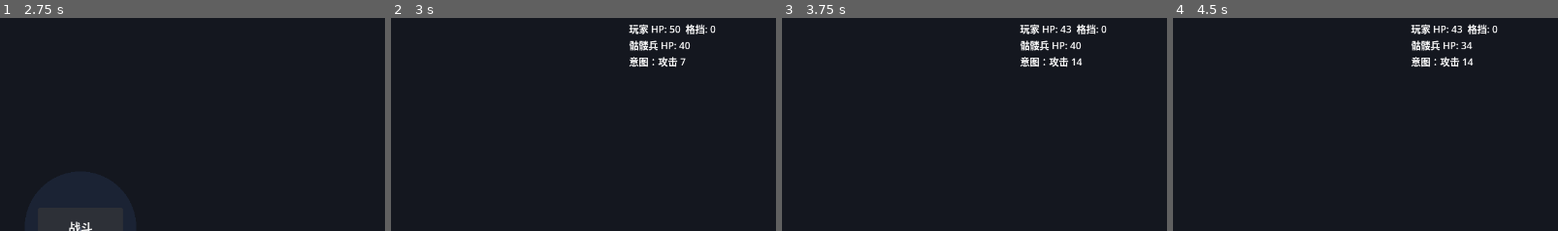
Above: before the commit, frames 1-4 (left to right).
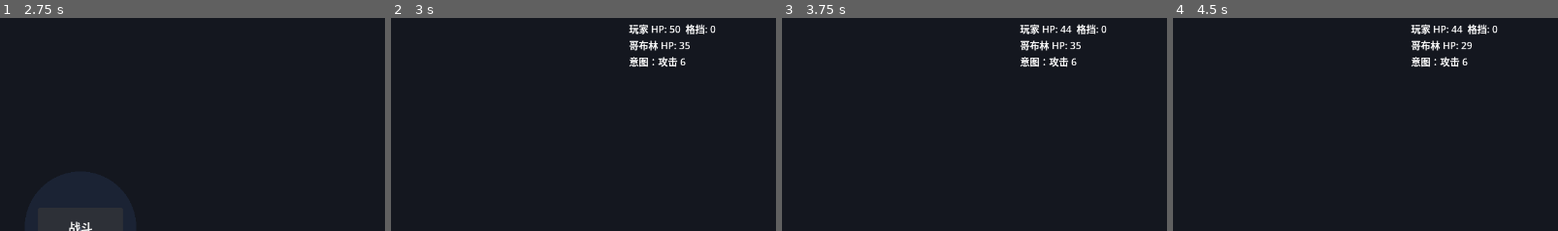
Above: after the commit, the same moments.

Repository: td1ql/godward
Game: Godot game, scene res://scenes/main_menu.tscn
Same seed, same stepped clock (60 frames per second), same inputs: the game is played once before the commit and once after it.
Inputs:
- Up to frame 1 (2.75 s): click "开始新游戏" at 0.5 s; click "起点" at 1.25 s; click "战斗" at 2 s
- Up to frame 2 (3 s): click "战斗" at 2.75 s
- Up to frame 3 (3.75 s): click "结束回合" at 3.5 s
- Up to frame 4 (4.5 s): click "打击 [1费] 6 伤害" at 4.25 s
The pictures show only the part of the screen within x 39-89%, y 0-50%; the shares and areas given below are measured in that part.

Frame 1 is identical in both runs. In frame 2, 0.4% of the frame differs, in the area x 61-78%, y 10-23%; in frame 3, 0.4%, in the area x 61-79%, y 3-23%; in frame 4, 0.4%.

Commit message:
feat: 通用状态系统（中毒/虚弱/易伤/力量），敌人可给玩家挂状态，意图显示附加效果

Diff:
--- a/project.godot
+++ b/project.godot
@@ -20,6 +20,7 @@
 CardDB="*res://scripts/card_db.gd"
 GameState="*res://scripts/game_state.gd"
 EnemyDB="*res://scripts/enemy_db.gd"
+StatusDb="*uid://bpiggteaoxkn"
 
 [display]
 
--- a/scripts/battle_demo.gd
+++ b/scripts/battle_demo.gd
@@ -7,12 +7,15 @@
 var player_hp := 50
 var player_block := 0
 var player_energy := 3
+var player_status := {}
+
 var enemy_hp := 30
 var enemy_attack := 5
-var enemy_poison := 0
+var enemy_status := {}
+var enemy_on_hit := {}
 var enemy_pattern: Array = [1]
+var enemy_label_name := "敌人"
 var turn_index := 0
-var enemy_label_name := "敌人"
 
 var game_over := false
 var card_buttons: Array[Button] = []
@@ -35,6 +38,7 @@
 	enemy_attack = int(e["attack"])
 	enemy_label_name = str(e["name"])
 	enemy_pattern = e.get("pattern", [1])
+	enemy_on_hit = e.get("on_hit", {})
 
 	draw_pile = GameState.deck.duplicate()
 	draw_pile.shuffle()
@@ -57,6 +61,46 @@
 	if enemy_pattern.is_empty():
 		return enemy_attack
 	return enemy_attack * int(enemy_pattern[turn_index % enemy_pattern.size()])
+
+func _calc_damage(base: int, attacker: Dictionary, target: Dictionary) -> int:
+	var dmg := float(base) + float(attacker.get("力量", 0))
+	if attacker.get("虚弱", 0) > 0:
+		dmg *= 0.75
+	if target.get("易伤", 0) > 0:
+		dmg *= 1.5
+	return max(0, int(floor(dmg)))
+
+func _apply_status(target: Dictionary, st: Dictionary) -> void:
+	for key in st:
+		target[key] = int(target.get(key, 0)) + int(st[key])
+
+func _tick_poison(st: Dictionary) -> int:
+	var p: int = int(st.get("中毒", 0))
+	if p <= 0:
+		return 0
+	st["中毒"] = p - 1
+	if st["中毒"] <= 0:
+		st.erase("中毒")
+	return p
+
+func _decay_status(st: Dictionary) -> void:
+	var to_erase: Array = []
+	for key in st.keys():
+		if key == "中毒" or key == "力量":
+			continue
+		st[key] = int(st[key]) - 1
+		if st[key] <= 0:
+			to_erase.append(key)
+	for key in to_erase:
+		st.erase(key)
+
+func _status_text(st: Dictionary) -> String:
+	var s := ""
+	for key in st:
+		if s != "":
+			s += " "
+		s += "%s%d" % [key, st[key]]
+	return s
 
 func _rebuild_hand_buttons() -> void:
 	for b in card_buttons:
@@ -87,9 +131,13 @@
 
 	var hits: int = d.get("hits", 1)
 	if d["damage"] > 0:
-		enemy_hp = max(0, enemy_hp - d["damage"] * hits)
+		var per := _calc_damage(d["damage"], player_status, enemy_status)
+		enemy_hp = max(0, enemy_hp - per * hits)
 	player_block += d["block"]
-	enemy_poison += d.get("poison", 0)
+	if d.has("status"):
+		_apply_status(enemy_status, d["status"])
+	if d.has("self_status"):
+		_apply_status(player_status, d["self_status"])
 	if d.get("heal", 0) > 0:
 		player_hp = min(GameState.player_max_hp, player_hp + d["heal"])
 
@@ -107,30 +155,43 @@
 	if game_over:
 		return
 
-	if enemy_poison > 0:
-		enemy_hp = max(0, enemy_hp - enemy_poison)
-		enemy_poison = max(0, enemy_poison - 1)
-		_check_game_over()
-		_update_ui()
-		if game_over:
-			return
-
-	var incoming: int = max(0, _intent_damage() - player_block)
-	player_hp = max(0, player_hp - incoming)
+	# 1. 玩家中毒结算（玩家回合结束）
+	var pp := _tick_poison(player_status)
+	if pp > 0:
+		player_hp = max(0, player_hp - pp)
+
+	# 2. 敌人攻击（受敌人虚弱 / 玩家易伤影响）
+	var dmg := _calc_damage(_intent_damage(), enemy_status, player_status)
+	dmg = max(0, dmg - player_block)
+	player_hp = max(0, player_hp - dmg)
 	player_block = 0
-	player_energy = MAX_ENERGY
 	turn_index += 1
+
+	# 3. 敌人中毒结算（敌人回合结束）
+	var ep := _tick_poison(enemy_status)
+	if ep > 0:
+		enemy_hp = max(0, enemy_hp - ep)
+
+	# 4. 状态衰减（虚弱 / 易伤 -1）
+	_decay_status(player_status)
+	_decay_status(enemy_status)
+
+	# 5. 敌人攻击附带的状态：本回合挂上，保留到下一回合再生效
+	if not enemy_on_hit.is_empty():
+		_apply_status(player_status, enemy_on_hit)
+
 	_check_game_over()
 	_update_ui()
 	if game_over:
 		return
 
+	# 6. 新回合
 	discard_pile.append_array(hand)
 	hand.clear()
 	_draw_cards(HAND_SIZE)
+	player_energy = MAX_ENERGY
 	_rebuild_hand_buttons()
 	_update_ui()
-
 func _check_game_over() -> void:
 	if enemy_hp <= 0:
 		game_over = true
@@ -146,11 +207,20 @@
 	info_label.text = "能量: %d/%d  抽牌堆: %d  手牌: %d  弃牌堆: %d  总计: %d" % [
 		player_energy, MAX_ENERGY, draw_pile.size(), hand.size(), discard_pile.size(), total
 	]
-	var combat := "玩家 HP: %d  格挡: %d\n%s HP: %d" % [player_hp, player_block, enemy_label_name, enemy_hp]
-	if enemy_poison > 0:
-		combat += "（中毒 %d）" % enemy_poison
+	var combat := "玩家 HP: %d  格挡: %d" % [player_hp, player_block]
+	var ps := _status_text(player_status)
+	if ps != "":
+		combat += "  [%s]" % ps
+	combat += "\n%s HP: %d" % [enemy_label_name, enemy_hp]
+	var es := _status_text(enemy_status)
+	if es != "":
+		combat += "  [%s]" % es
 	if enemy_hp > 0 and player_hp > 0:
-		combat += "\n意图：攻击 %d" % _intent_damage()
+		var intent := "意图：攻击 %d" % _calc_damage(_intent_damage(), enemy_status, player_status)
+		var hit_extra := _status_text(enemy_on_hit)
+		if hit_extra != "":
+			intent += " + %s" % hit_extra
+		combat += "\n" + intent
 	combat_label.text = combat
 	if enemy_hp <= 0:
 		combat_label.text += "\n你赢了！"
--- a/scripts/card_db.gd
+++ b/scripts/card_db.gd
@@ -6,11 +6,13 @@
 	"重击": {"cost": 2, "damage": 10, "block": 0},
 	"铁壁": {"cost": 2, "damage": 0, "block": 10},
 	"疾风斩": {"cost": 1, "damage": 8, "block": 0},
-	"毒刃": {"cost": 1, "damage": 0, "block": 0, "poison": 3},
+	"毒刃": {"cost": 1, "damage": 0, "block": 0, "status": {"中毒": 3}},
+	"削弱": {"cost": 1, "damage": 0, "block": 0, "status": {"虚弱": 2}},
+	"力量药剂": {"cost": 1, "damage": 0, "block": 0, "self_status": {"力量": 2}},
 	"双重打击": {"cost": 1, "damage": 4, "block": 0, "hits": 2},
 	"急救": {"cost": 1, "damage": 0, "block": 0, "heal": 6},
+	"快速思考": {"cost": 0, "damage": 0, "block": 0, "draw": 2},
 	"火球": {"cost": 2, "damage": 12, "block": 0},
-	"快速思考": {"cost": 0, "damage": 0, "block": 0, "draw": 2},
 }
 
 const STARTER := ["打击", "防御", "重击", "铁壁", "疾风斩"]
@@ -32,12 +34,16 @@
 			parts.append("%d 伤害" % d["damage"])
 	if d["block"] > 0:
 		parts.append("%d 格挡" % d["block"])
-	if d.get("poison", 0) > 0:
-		parts.append("%d 中毒" % d["poison"])
 	if d.get("heal", 0) > 0:
 		parts.append("回复 %d" % d["heal"])
 	if d.get("draw", 0) > 0:
 		parts.append("抽 %d 张" % d["draw"])
+	if d.has("status"):
+		for key in d["status"]:
+			parts.append("敌 +%d%s" % [d["status"][key], key])
+	if d.has("self_status"):
+		for key in d["self_status"]:
+			parts.append("我 +%d%s" % [d["self_status"][key], key])
 	var effect := ""
 	for p in parts:
 		if effect != "":
--- a/scripts/enemy_db.gd
+++ b/scripts/enemy_db.gd
@@ -1,21 +1,19 @@
 extends Node
 
-# ===== 普通敌人 =====
 const NORMAL := {
 	"史莱姆": {"name": "史莱姆", "hp": 30, "attack": 5, "pattern": [1, 1]},
 	"哥布林": {"name": "哥布林", "hp": 35, "attack": 6, "pattern": [1, 1, 2]},
 	"骷髅兵": {"name": "骷髅兵", "hp": 40, "attack": 7, "pattern": [1, 2]},
+	"毒蜘蛛": {"name": "毒蜘蛛", "hp": 28, "attack": 4, "pattern": [1, 1], "on_hit": {"中毒": 1}},
 }
 
-# ===== 精英敌人 =====
 const ELITE := {
 	"精英守卫": {"name": "精英守卫", "hp": 60, "attack": 8, "pattern": [1, 1, 1]},
-	"精英法师": {"name": "精英法师", "hp": 55, "attack": 10, "pattern": [1, 2]},
+	"精英法师": {"name": "精英法师", "hp": 55, "attack": 10, "pattern": [1, 2], "on_hit": {"虚弱": 1}},
 }
 
-# ===== 首领 =====
 const BOSS := {
-	"塔主": {"name": "塔主", "hp": 100, "attack": 12, "pattern": [1, 1, 1, 2]},
+	"塔主": {"name": "塔主", "hp": 100, "attack": 12, "pattern": [1, 1, 1, 2], "on_hit": {"易伤": 1}},
 }
 
 func _pool_for(node_type: String) -> Dictionary:
--- /dev/null
+++ b/scripts/status_db.gd
@@ -0,0 +1,12 @@
+extends Node
+
+# ===== 状态定义：加新状态只需在这里加一行 =====
+const STATUS := {
+	"中毒": {"name": "中毒", "kind": "debuff", "desc": "回合结束受到层数点伤害，然后层数 -1"},
+	"虚弱": {"name": "虚弱", "kind": "debuff", "desc": "造成的伤害 -25%，每回合 -1"},
+	"易伤": {"name": "易伤", "kind": "debuff", "desc": "受到的伤害 +50%，每回合 -1"},
+	"力量": {"name": "力量", "kind": "buff", "desc": "每段攻击 +层数 伤害，不衰减"},
+}
+
+func name_of(id: String) -> String:
+	return STATUS[id]["name"]
Not shown, added: scripts/status_db.gd.uid
